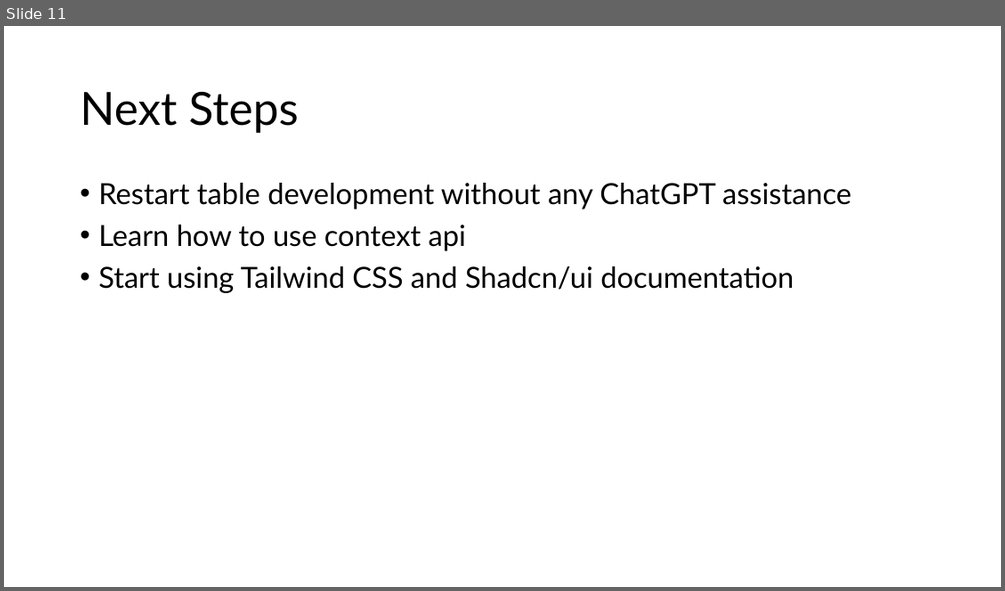
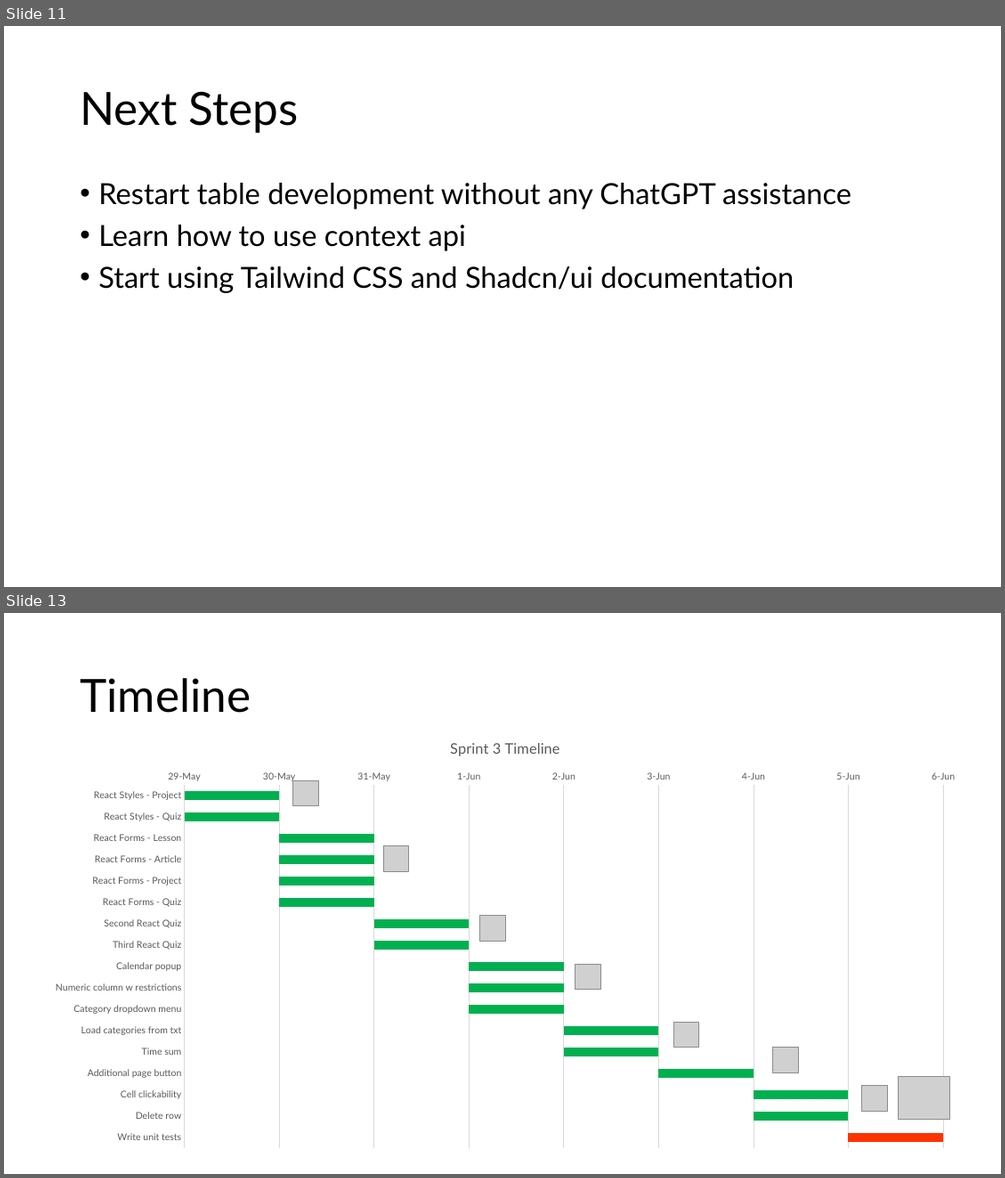
Before and after one commit to GregT7/PlanGauge, a slide deck: project_journal/standup/sprint3_standup.pptx. Shown one above the other, each under a label of ours: slide 11 before the commit, slides 11 and 13 after it; the slides between them are not shown. The pictures are 1005x591 and 1005x1178 pixels, drawn with LibreOffice and Linux fonts; fonts in the diff are those of the drawing; grey boxes stand for pictures. Boxes give left, top, right and bottom in pixels: in the first picture for what was removed or moved away, otherwise in the second. Text is boxed around its words. In the diff, an @@ line names an element or a change of style, - is before the commit and + after.

```diff
--- a/project_journal/standup/sprint3_standup.pptx
+++ b/project_journal/standup/sprint3_standup.pptx
@@ slide 13 added at (4, 613, 1001, 1174), background #FFFFFF @@
@@ title added at (80, 678, 251, 713), 44 pt, text #000000 @@
+Timeline
@@ bar stacked chart added at (37, 722, 974, 1157) @@
+title "Sprint 3 Timeline"
+categories: React Styles - Project, React Styles - Quiz, React Forms - Lesson, React Forms - Article, React Forms - Project, React Forms - Quiz, Second React Quiz, Third React Quiz, Calendar popup, Numeric column w restrictions, Category dropdown menu, Load categories from txt, Time sum, Additional page button, Cell clickability, Delete row, Write unit tests
+Series 1: 45806, 45806, 45807, 45807, 45807, 45807, 45808, 45808, 45809, 45809, 45809, 45810, 45810, 45811, 45812, 45812, 45813
+Series 2: 1, 1, 1, 1, 1, 1, 1, 1, 1, 1, 1, 1, 1, 1, 1, 1, 1
+Series 3: 45806, 45806, 45807, 45807, 45807, 45807, 45808, 45808, 45809, 45809, 45809, 45810, 45810, 45811, 45812, 45812, 45813
+Series 4: 1, 1, 1, 1, 1, 1, 1, 1, 1, 1, 1, 1, 1, 1, 1, 1, 1
@@ picture added at (293, 780, 319, 806) @@
@@ picture added at (383, 845, 409, 871) @@
@@ picture added at (479, 915, 505, 941) @@
@@ picture added at (575, 964, 600, 989) @@
@@ picture added at (673, 1022, 699, 1046) @@
@@ picture added at (773, 1047, 798, 1073) @@
@@ picture added at (862, 1085, 887, 1111) @@
@@ picture added at (898, 1077, 951, 1119) @@
```
Also in this commit, not shown: 2 slides changed, 8 other slides added, 21 other files.
